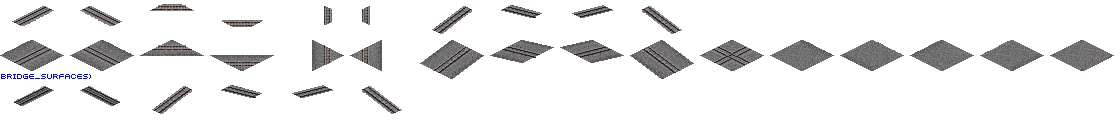
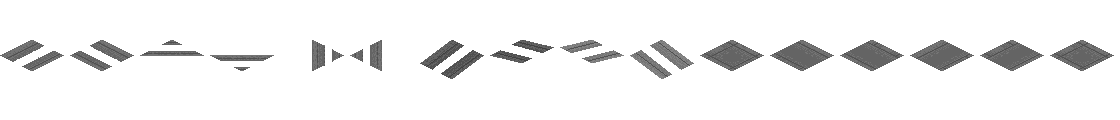
Comparing the layer stacks of the two w=1120, h=120 images. Changes:
hid group "Shinkansen" (4 layers) over [1,4,1113,114]
moved "Tracks" above "New Slabs", painted on it over [1,4,754,114]
hid "Ballast" over [1,16,1113,110]
hid "White" over [1,30,1113,91]
added layer "DecoShade" (40%) above "Layer 2" over [1,40,1113,79]
painted on "Layer 2" over [14,43,659,69]
hid "Ballast Base" over [1,40,1113,79]
showed "Urban Underlay" over [1,40,1113,79]
